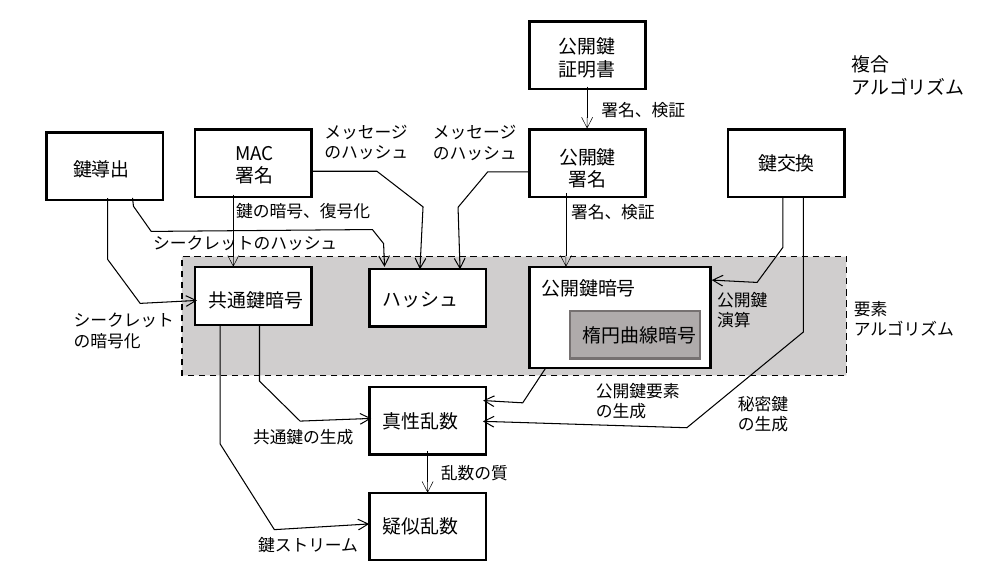
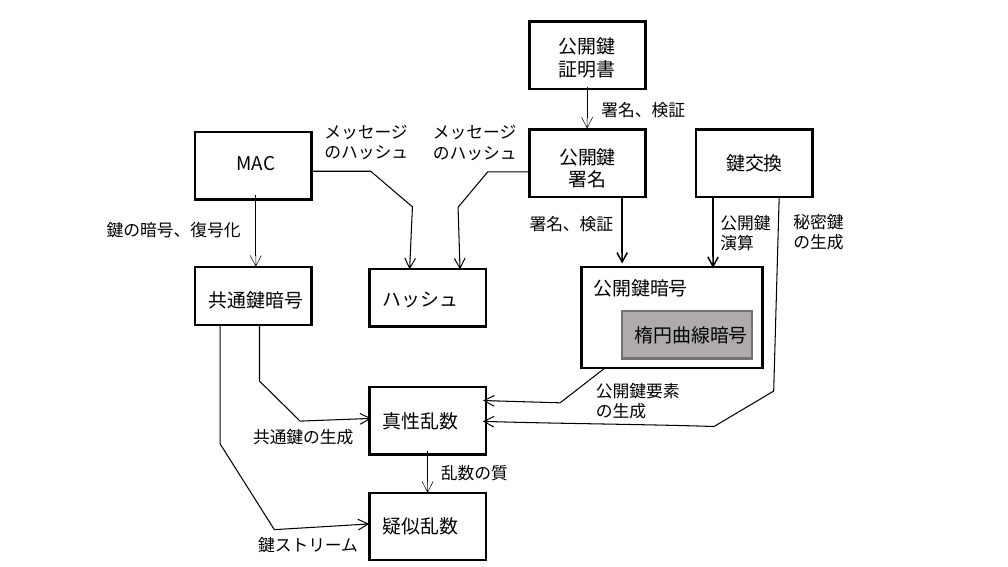
Before and after one commit to kojo1/TLSbook-en, a slide deck: slide 1 of Part1.Technology/Chapter3.Algorithm/Algorithm-fig-jp.pptx. Drawn at 1008x567 pixels with LibreOffice and Linux fonts; fonts in the diff are those of the drawing. Boxes give left, top, right and bottom in pixels: in the first picture for what was removed or moved away, otherwise in the second. Text is boxed around its words. In the diff, an @@ line names an element or a change of style, - is before the commit and + after.

```diff
--- a/Part1.Technology/Chapter3.Algorithm/Algorithm-fig-jp.pptx
+++ b/Part1.Technology/Chapter3.Algorithm/Algorithm-fig-jp.pptx
@@ text removed at <box>852,55,965,95</box> @@
-複合
-アルゴリズム
@@ rectangle removed at <box>47,132,163,200</box> @@
@@ text "MAC": place and size @@
-text "MAC" at <box>235,146,274,184</box>
+text "MAC" at <box>236,156,275,171</box>
@@ rectangle: place and size @@
-rectangle at <box>728,130,845,197</box>
+rectangle at <box>696,130,813,197</box>
@@ text "鍵交換": place and size @@
-text "鍵交換" at <box>758,154,815,172</box>
+text "鍵交換" at <box>726,154,783,172</box>
@@ text removed at <box>73,160,130,178</box> @@
-鍵導出
@@ text at <box>236,166,274,184</box>: paragraph removed @@
-署名
@@ freeform shape: place and size @@
-freeform shape at <box>312,171,423,269</box>
+freeform shape at <box>312,171,412,269</box>
@@ freeform shape removed at <box>108,198,197,303</box> @@
@@ freeform shape removed at <box>132,198,384,267</box> @@
@@ arrow moved from (234, 195) - (234, 267) to (256, 195) - (256, 267) @@
@@ freeform shape: place and size @@
-freeform shape at <box>483,198,804,428</box>
+freeform shape at <box>483,198,780,426</box>
@@ arrow moved from (566, 194) - (566, 267) to (622, 188) - (622, 263) @@
@@ arrow (622, 188) - (622, 263): stroke #000000 0.5 pt to #000000 1.5 pt @@
@@ freeform shape removed at <box>712,198,783,283</box> @@
@@ text "公開鍵": place and size @@
-text "公開鍵" at <box>717,292,767,328</box>
+text "公開鍵" at <box>720,215,770,251</box>
@@ arrow added from (713, 192) to (713, 268), #000000 1.5 pt @@
@@ text "秘密鍵": place and size @@
-text "秘密鍵" at <box>738,396,788,432</box>
+text "秘密鍵" at <box>793,214,843,250</box>
@@ text "鍵の暗号、復号化": place and size @@
-text "鍵の暗号、復号化" at <box>236,203,370,219</box>
+text "鍵の暗号、復号化" at <box>107,222,241,238</box>
@@ text removed at <box>153,233,337,255</box> @@
-シークレットのハッシュ
@@ text "署名、検証": place and size @@
-text "署名、検証" at <box>571,204,655,220</box>
+text "署名、検証" at <box>530,216,614,232</box>
@@ rectangle removed at <box>182,256,847,375</box> @@
@@ rectangle: place and size @@
-rectangle at <box>529,267,711,368</box>
+rectangle at <box>582,267,763,368</box>
@@ text removed at <box>74,312,174,349</box> @@
-シークレット
-の暗号化
@@ freeform shape: place and size @@
-freeform shape at <box>483,321,545,403</box>
+freeform shape at <box>483,321,604,403</box>
@@ 2 texts, 1 rectangle: place and size @@
-2 texts, 1 rectangle at <box>541,279,700,358</box>
+2 texts, 1 rectangle at <box>593,279,752,358</box>
@@ text removed at <box>854,301,954,336</box> @@
-要素
-アルゴリズム
```
Also in this commit, not shown: 1 other slide changed, 1 slide added, 5 other files.
